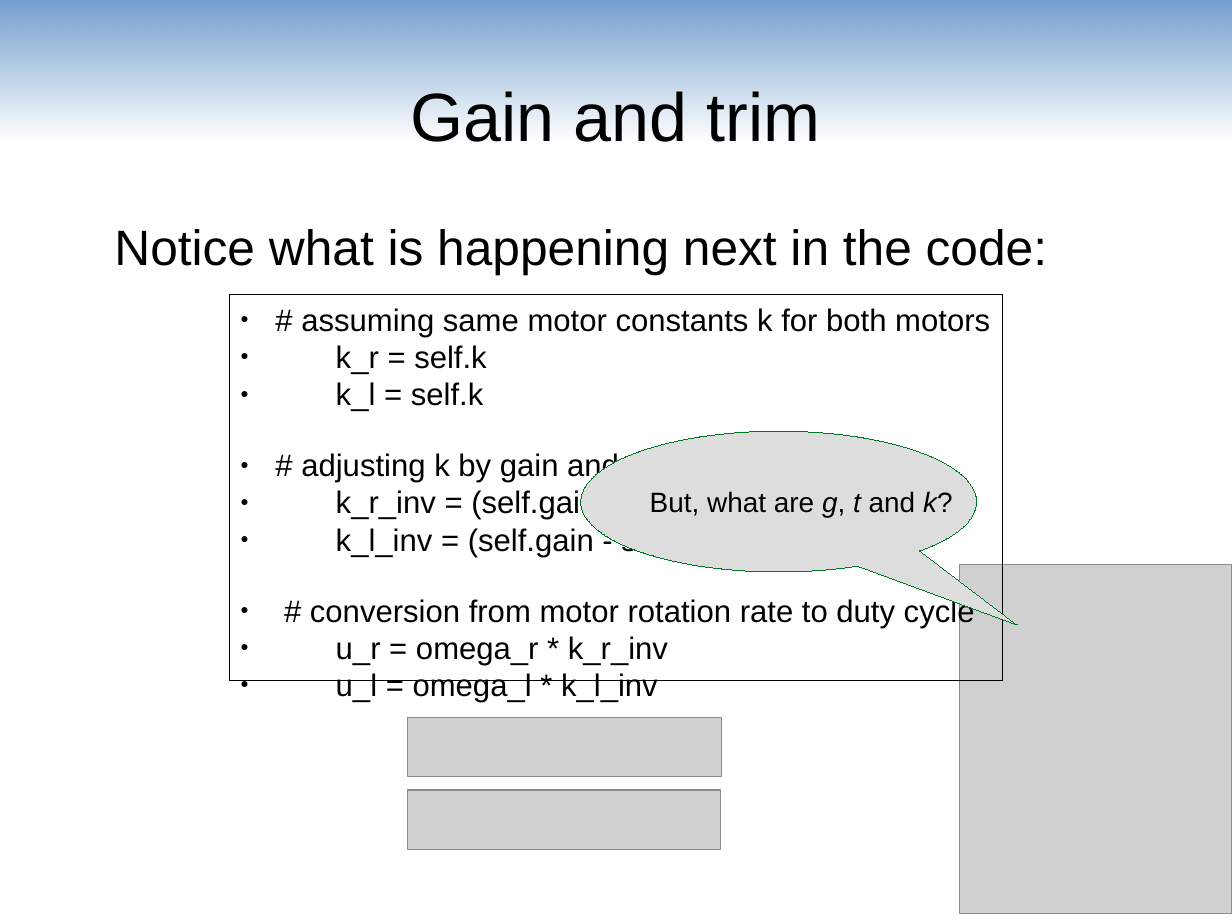
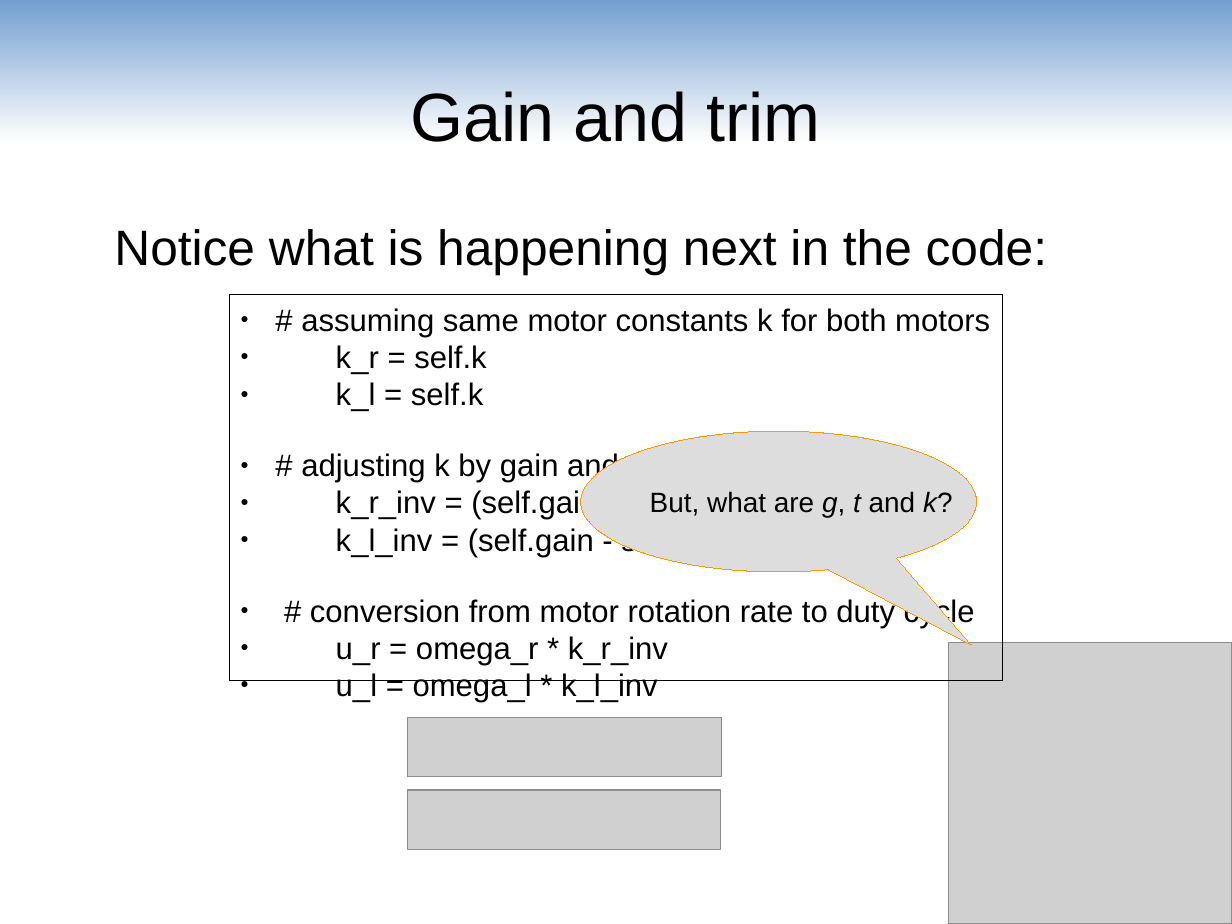
Before and after one commit to maivincent/MISE_presentations, a slide deck: slide 20 of step1_joystick_drive.odp. Drawn at 1232x924 pixels with LibreOffice and Linux fonts; fonts in the diff are those of the drawing; grey boxes stand for pictures. Boxes give left, top, right and bottom in pixels: in the first picture for what was removed or moved away, otherwise in the second. Text is boxed around its words. In the diff, an @@ line names an element or a change of style, - is before the commit and + after.

```diff
--- a/step1_joystick_drive.odp
+++ b/step1_joystick_drive.odp
@@ speech bubble "But, what are g, t ..." at (581, 432, 977, 572): outline #007826 0 pt to #FF9900 0 pt; proportions changed @@
@@ picture: place and size @@
-picture at (959, 565, 1232, 913)
+picture at (948, 643, 1232, 924)
```
Also in this commit, not shown: 2 other slides changed, 5 other files.
